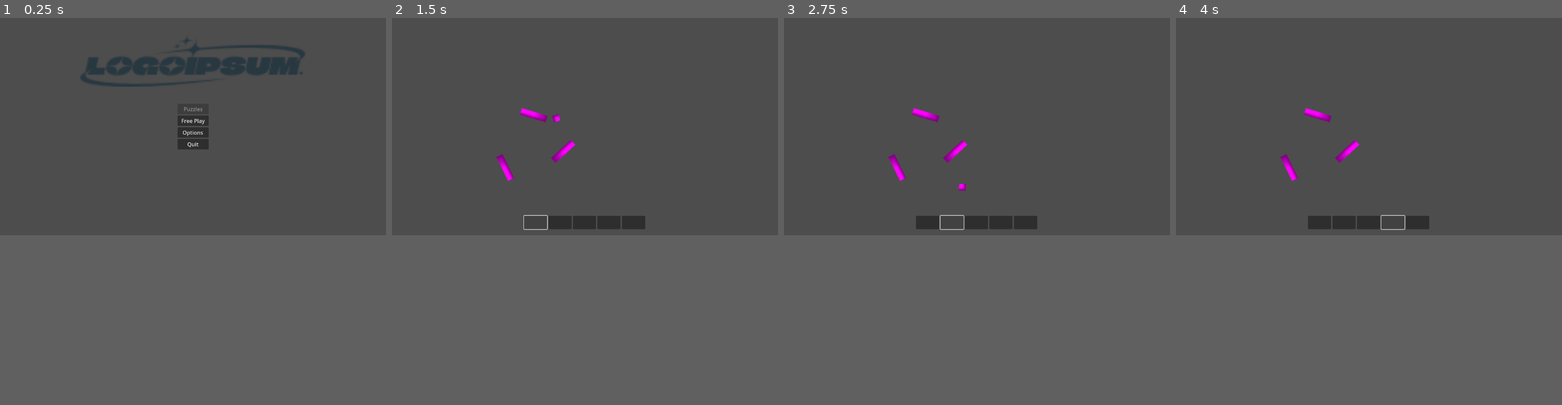
Above: before the commit, frames 1-4 (left to right).
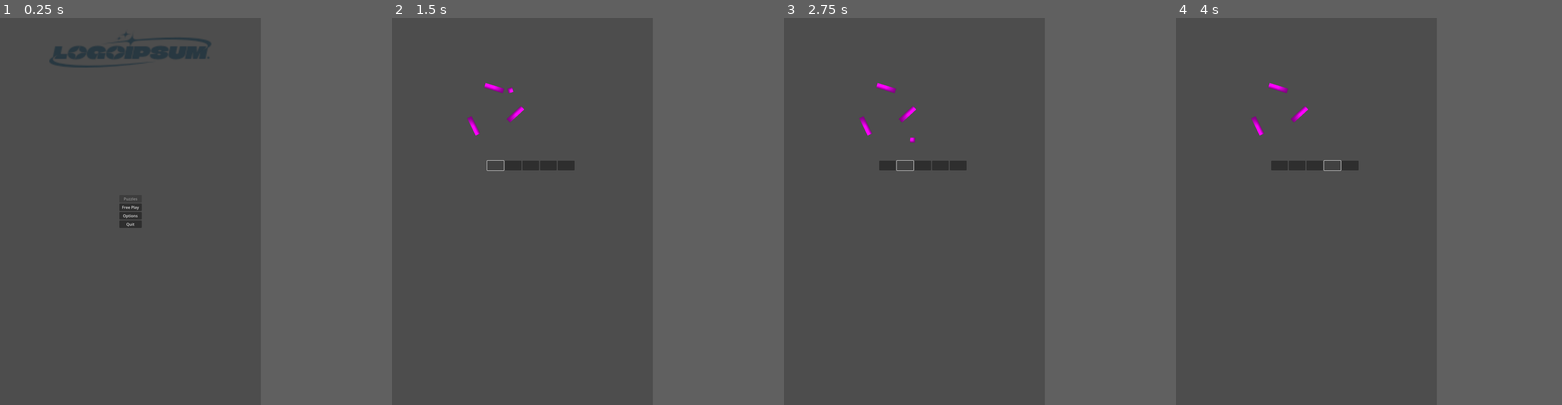
Above: after the commit, the same moments.

Repository: AlurienFlame/be-flat
Game: Godot game, scene res://scenes/main_menu.tscn
Two runs of this game, one before a commit and one after it. Both use one fixed random seed, a clock stepped at 60 frames per second and the inputs below.
Inputs (mouse positions are in pixels of both pictures, inside the frame that each line leads up to; where the layout moved, square brackets give the same spot in the first picture):
- Up to frame 1 (0.25 s): no input
- Up to frame 2 (1.5 s): click "Free Play" at 0.5 s; click (546, 99) [534, 223] at 1.25 s
- Up to frame 3 (2.75 s): click (961, 99) [953, 223] at 2 s
- Up to frame 4 (4 s): click (1380, 99) [1369, 223] at 2.75 s; click (1407, 99) [1392, 223] at 3.5 s
In our replay, the window is 799x449 before the commit and 540x800 after it. These sizes can differ from the game's own. Grey fills any space a smaller window leaves; there, only what the larger window draws over its background counts as a difference.

The runs differ from the first frame. In frame 1, 4.0% of the frame differs, in the area x 12-79%, y 3-55%; in frame 2, 1.9%; in frame 3, 1.9%; in frame 4, 1.8%.

Commit message:
Working on toolbar and changed aspect ratio of viewport

Diff:
--- a/project.godot
+++ b/project.godot
@@ -15,6 +15,11 @@
 config/features=PackedStringArray("4.4", "Forward Plus")
 config/icon="res://icon.svg"
 
+[display]
+
+window/size/viewport_width=1080
+window/size/viewport_height=1920
+
 [dotnet]
 
 project/assembly_name="be-flat"
--- a/scenes/toolbar.tscn
+++ b/scenes/toolbar.tscn
@@ -1,28 +1,51 @@
-[gd_scene format=3 uid="uid://dw7v33nwd2jte"]
+[gd_scene load_steps=3 format=3 uid="uid://dw7v33nwd2jte"]
+
+[ext_resource type="Script" uid="uid://defx5ec7p4qg4" path="res://scripts/toolbar.gd" id="1_i3mxx"]
+
+[sub_resource type="PlaceholderTexture2D" id="PlaceholderTexture2D_wdy5x"]
 
 [node name="HBoxContainer" type="HBoxContainer"]
-offset_left = 394.0
-offset_top = 590.0
-offset_right = 756.0
-offset_bottom = 630.0
+anchors_preset = 7
+anchor_left = 0.5
+anchor_top = 1.0
+anchor_right = 0.5
+anchor_bottom = 1.0
+offset_left = -181.0
+offset_top = -72.0
+offset_right = 181.0
+offset_bottom = -32.0
+grow_horizontal = 2
+grow_vertical = 0
 alignment = 1
+script = ExtResource("1_i3mxx")
 
-[node name="Button" type="Button" parent="."]
+[node name="rectangle" type="Button" parent="."]
 layout_mode = 2
 size_flags_horizontal = 3
+text = "Rectangle"
 
-[node name="Button3" type="Button" parent="."]
+[node name="triangle" type="Button" parent="."]
 layout_mode = 2
 size_flags_horizontal = 3
+text = "Triangle"
 
-[node name="Button4" type="Button" parent="."]
+[node name="circle" type="Button" parent="."]
 layout_mode = 2
 size_flags_horizontal = 3
+text = "Circle"
 
-[node name="Button5" type="Button" parent="."]
+[node name="trapezoid" type="Button" parent="."]
 layout_mode = 2
 size_flags_horizontal = 3
+text = "Trapezoid"
 
-[node name="Button2" type="Button" parent="."]
+[node name="exit" type="Button" parent="."]
 layout_mode = 2
 size_flags_horizontal = 3
+text = "Exit"
+
+[node name="TextureButton" type="TextureButton" parent="."]
+layout_mode = 2
+texture_normal = SubResource("PlaceholderTexture2D_wdy5x")
+
+[connection signal="pressed" from="rectangle" to="." method="_on_rectangle_pressed"]
--- /dev/null
+++ b/scripts/toolbar.gd
@@ -0,0 +1,16 @@
+extends Control
+
+func _on_rectangle_pressed() -> void:
+    pass # Replace with function body.
+
+func on_circle_pressed() -> void:
+    print("Not Implemented")
+
+func on_triangle_pressed() -> void:
+    print("Not Implemented")
+
+func on_trapezoid_pressed() -> void:
+    print("Not Implemented")
+
+func on_objective_pressed() -> void:
+    print("Not Implemented")
Not shown, added: audio/B.wav.import
Not shown, added: audio/C3.wav.import
Not shown, added: audio/D4.wav.import
Not shown, added: audio/E.wav.import
Not shown, added: audio/G.wav.import
Not shown, added: scripts/toolbar.gd.uid
